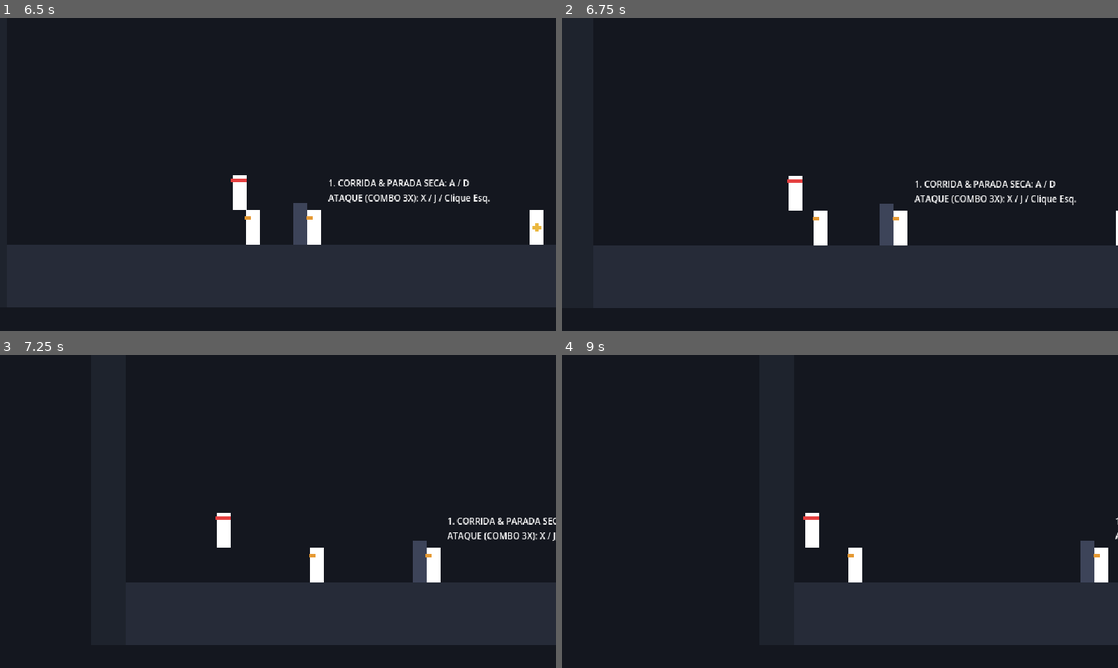
Above: before the commit, frames 1-4 (two rows, left to right).
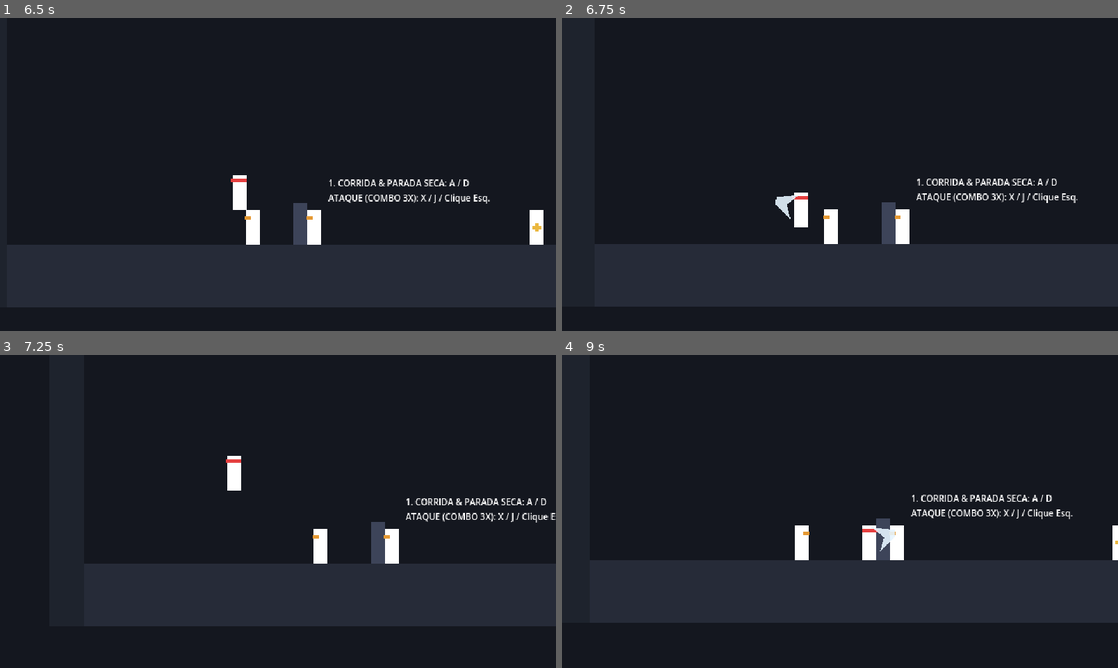
Above: after the commit, the same moments.

Repository: Theadrill/Godot-Roguelike-Prototype
Game: Godot game, scene res://src/world/movement_gym.tscn
Same seed, same stepped clock (60 frames per second), same inputs: the game is played once before the commit and once after it.
Inputs (mouse positions are in pixels of both pictures, inside the frame that each line leads up to):
- Up to frame 1 (6.5 s): tap A (move_left) at 0.5, 1.25, 2, 3.5, 4.25 s; move the mouse to (400, 158) at 0.52 s; hold D (move_right) 0.53-2.03 s; tap Space (jump) at 0.6, 0.77, 1.07, 1.52, 1.55, 1.82, 2.3, 3.02, 3.05, 3.32, 3.77, 3.8, 4.07, 4.52, 4.55, 4.82, 5.3, 5.85, 6.02, 6.32 s; click (400, 158) at 0.67 s; move the mouse to (166, 190) at 1.27 s; click (166, 190) at 1.35 s; move the mouse to (333, 105) at 2.02 s; hold A (move_left) 2.03-2.78 s; right-click (333, 105) at 2.1 s; move the mouse to (250, 237) at 2.77 s; hold D (move_right) 2.78-4.28 s; tap Shift (roll) at 2.85 s; click (250, 237) at 2.92 s; move the mouse to (444, 221) at 3.52 s; tap J at 3.6 s; move the mouse to (111, 127) at 4.27 s; hold A (move_left) 4.28-5.03 s; tap K at 4.35 s; move the mouse to (305, 174) at 5.02 s; hold D (move_right) 5.03-5.78 s; tap R at 5.1 s; click (305, 174) at 5.17 s; move the mouse to (194, 96) at 5.77 s; hold A (move_left) from 5.78 s (still down)
- Up to frame 2 (6.75 s): keep holding A (move_left); move the mouse to (962, 158) at 6.52 s; click (962, 158) at 6.6 s
- Up to frame 3 (7.25 s): keep holding A (move_left); tap Space (jump) at 6.77, 6.8, 7.07 s
- Up to frame 4 (9 s): move the mouse to (728, 527) at 7.27 s; release A (move_left) at 7.28 s; hold D (move_right) from 7.28 s (still down); right-click (728, 527) at 7.35 s; click (728, 527) at 7.42 s; tap Space (jump) at 7.52, 7.55, 7.82, 8.3 s; move the mouse to (895, 442) at 8.02 s; tap Shift (roll) at 8.1 s; move the mouse to (812, 574) at 8.77 s; tap J at 8.85 s

Frame 1 is identical in both runs. In frame 2, 3.0% of the frame differs, in the area x 5-100%, y 50-93%; in frame 3, 12%; in frame 4, 17%, in the area x 5-100%, y 44-93%.

Commit message:
fix(player): resolve rocket slide by ensuring move_and_slide runs and removing position teleports

Diff:
--- a/src/entities/player/player.gd
+++ b/src/entities/player/player.gd
@@ -176,14 +176,12 @@
 					elif push_dir < 0.0 and wall_on_left and not wall_on_right:
 						push_dir = 1.0
 
-				# Layer 3: Timeout Fail-safe (eject strongly if wedged for > 0.2s)
-				if enemy_head_stuck_timer > 0.2:
-					velocity.y = -120.0
-					velocity.x = push_dir * 260.0
-					global_position.x += push_dir * 4.0
-				else:
-					velocity.x = push_dir * 220.0
-					global_position.x += push_dir * 2.0
+				# Slide off cleanly using physics velocity (no teleporting!)
+				velocity.x = push_dir * 180.0
+
+				# Layer 3: Fail-safe hop if stuck on top for more than 0.25s
+				if enemy_head_stuck_timer > 0.25:
+					velocity.y = -100.0
 
 				coyote_timer = 0.0
 				jump_buffer_timer = 0.0
--- a/src/entities/player/states/fall_state.gd
+++ b/src/entities/player/states/fall_state.gd
@@ -7,21 +7,18 @@
 	player = character as Player
 
 func physics_update(delta: float) -> void:
-	if player.is_on_floor():
-		if player.is_standing_on_enemy():
-			# An enemy head is NOT valid ground: clear jump buffers and remain in fall to slide off
-			player.jump_buffer_timer = 0.0
-			player.coyote_timer = 0.0
-			return
-
+	# Only transition to ground states if standing on real ground (NOT an enemy head)
+	if player.is_on_floor() and not player.is_standing_on_enemy():
 		if player.jump_buffer_timer > 0.0:
 			player.jump_buffer_timer = 0.0
 			state_machine.transition_to("jump")
+			return
 		elif abs(Input.get_axis("move_left", "move_right")) > 0.1:
 			state_machine.transition_to("run")
+			return
 		else:
 			state_machine.transition_to("idle")
-		return
+			return
 
 	if player.coyote_timer > 0.0 and Input.is_action_just_pressed("jump"):
 		if not player.is_standing_on_enemy():
@@ -62,20 +59,21 @@
 	# Gravity
 	player.velocity.y += (player.gravity * player.fall_gravity_multiplier) * delta
 
-	# Horizontal air control
-	var direction := Input.get_axis("move_left", "move_right")
-	if direction != 0.0:
-		player.update_facing(direction)
-		player.velocity.x = move_toward(
-			player.velocity.x,
-			direction * player.run_speed,
-			(player.run_speed / player.acceleration_time) * delta
-		)
-	else:
-		player.velocity.x = move_toward(
-			player.velocity.x,
-			0.0,
-			(player.run_speed / player.acceleration_time) * delta
-		)
+	# Horizontal air control (disabled while actively sliding off an enemy)
+	if not player.is_standing_on_enemy():
+		var direction := Input.get_axis("move_left", "move_right")
+		if direction != 0.0:
+			player.update_facing(direction)
+			player.velocity.x = move_toward(
+				player.velocity.x,
+				direction * player.run_speed,
+				(player.run_speed / player.acceleration_time) * delta
+			)
+		else:
+			player.velocity.x = move_toward(
+				player.velocity.x,
+				0.0,
+				(player.run_speed / player.acceleration_time) * delta
+			)
 
 	player.move_and_slide()
